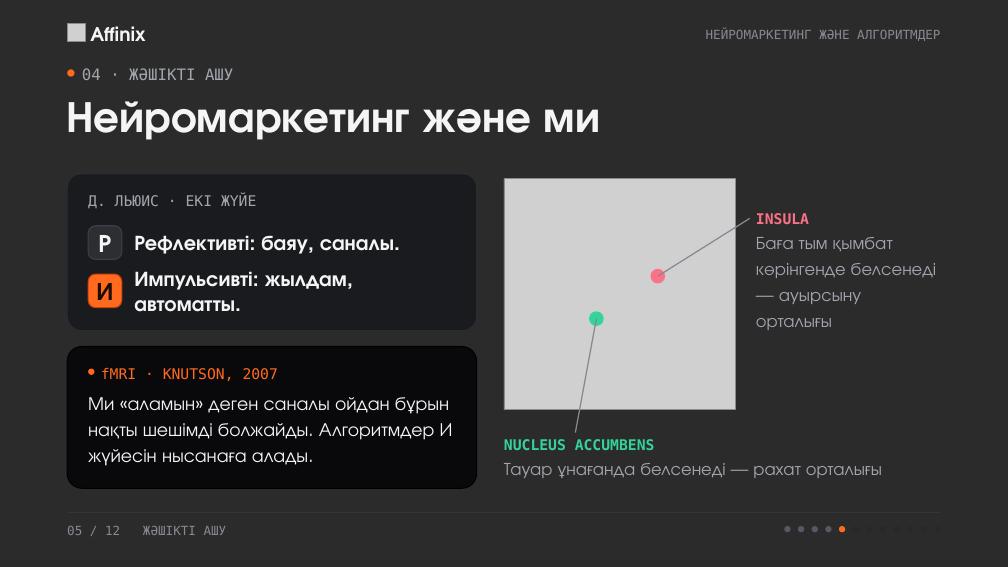
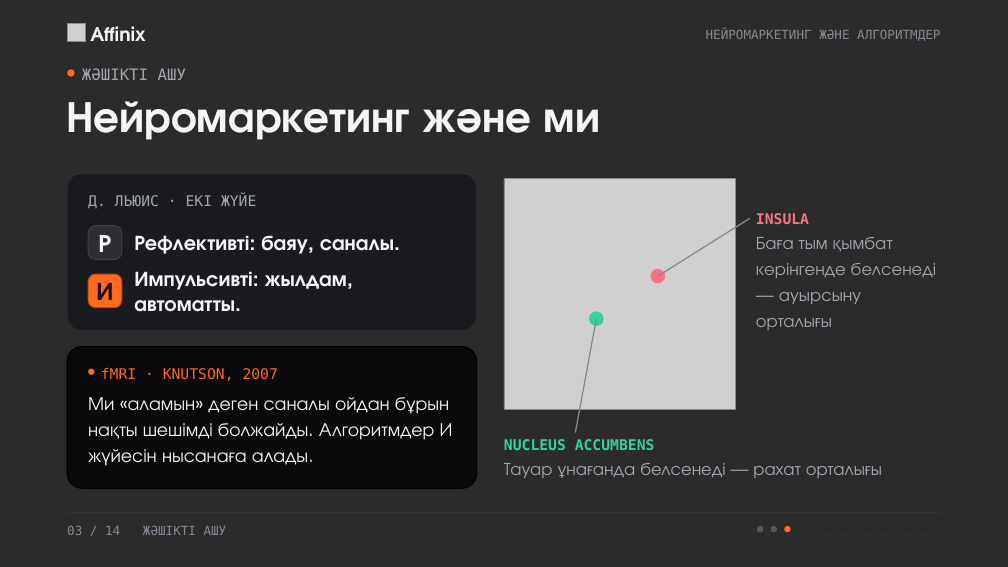
Before and after one commit to NUREKE178/affinix, a slide deck: slide 3 of presentation/neuromarketing/neuromarketing.pptx (slide 5 before the commit). Drawn at 1008x567 pixels with LibreOffice and Linux fonts; fonts in the diff are those of the drawing; grey boxes stand for pictures; background and template pictures are left out; a plain dark background stands for a picture behind light text. Boxes give left, top, right and bottom in pixels: in the first picture for what was removed or moved away, otherwise in the second. Text is boxed around its words. In the diff, an @@ line names an element or a change of style, - is before the commit and + after.

```diff
--- a/presentation/neuromarketing/neuromarketing.pptx
+++ b/presentation/neuromarketing/neuromarketing.pptx
@@ text at [82,68,186,80]: text changed @@
-04 · ЖӘШІКТІ АШУ
+ЖӘШІКТІ АШУ
@@ text at [67,526,227,535]: text changed @@
-05 / 12 ЖӘШІКТІ АШУ
+03 / 14 ЖӘШІКТІ АШУ
@@ ellipse: place and size @@
-ellipse at [799,526,805,532]
+ellipse at [757,526,763,532]
@@ ellipse: place and size @@
-ellipse at [785,526,791,532]
+ellipse at [771,526,777,532]
@@ ellipse: place and size @@
-ellipse at [839,526,845,532]
+ellipse at [785,526,791,532]
@@ ellipse added at [799,526,805,532], fill #26282D @@
@@ ellipse at [812,526,818,532]: fill #565963 to #26282D @@
@@ ellipse at [826,526,832,532]: fill #565963 to #26282D @@
@@ ellipse added at [839,526,845,532], fill #26282D @@
```
Also in this commit, not shown: 11 other slides changed, 2 slides added, 7 other files.
